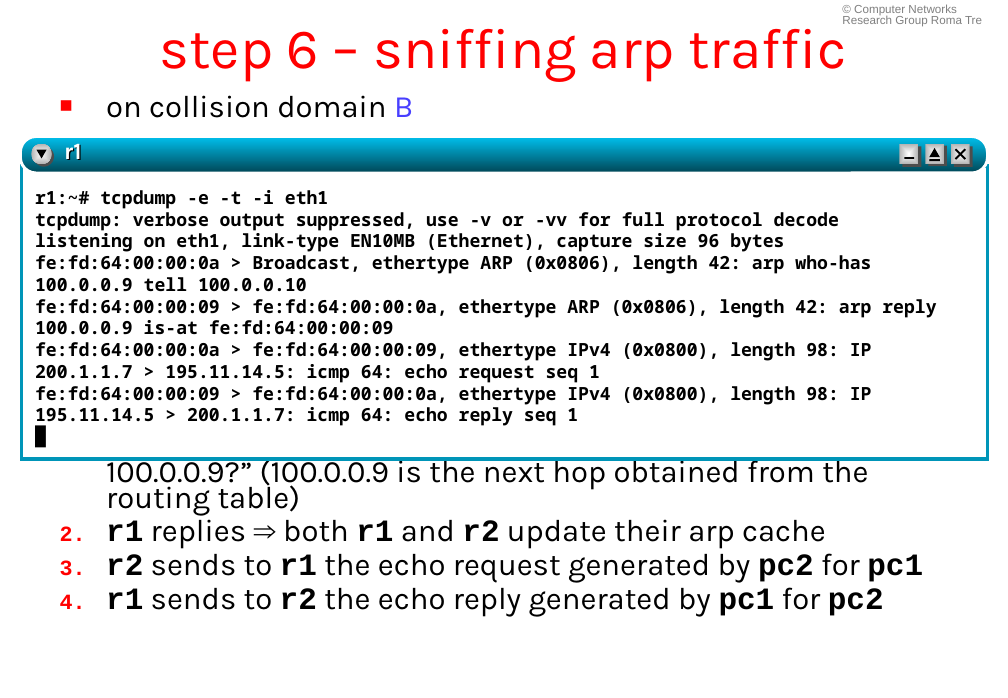
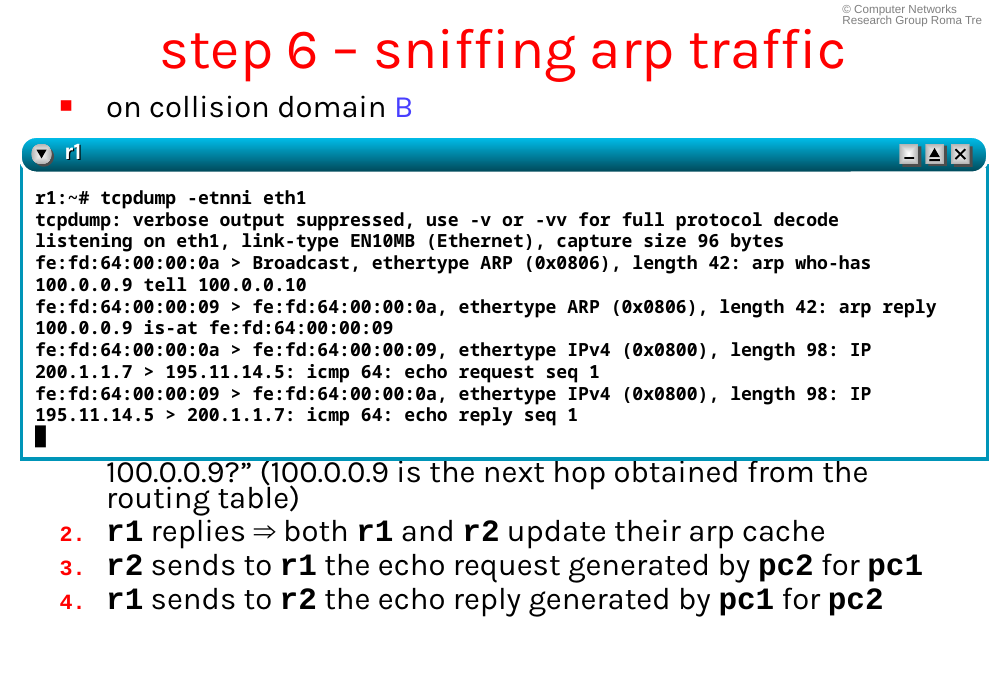
Before and after one commit to KatharaFramework/Kathara-Labs, a slide deck: slide 18 of Basic Topics/ARP/005-kathara-lab_arp.ppt. Drawn at 1008x698 pixels with LibreOffice and Linux fonts; fonts in the diff are those of the drawing. Boxes give left, top, right and bottom in pixels: in the first picture for what was removed or moved away, otherwise in the second. Text is boxed around its words. In the diff, an @@ line names an element or a change of style, - is before the commit and + after.

Commit message:
upload arp slides with new tcpdump command

```diff
--- a/Basic Topics/ARP/005-kathara-lab_arp.ppt
+++ b/Basic Topics/ARP/005-kathara-lab_arp.ppt
@@ text at (35, 190, 306, 209): text changed @@
-r1:~# tcpdump -e -t -i eth1
+r1:~# tcpdump -etnni eth1
```
Also in this commit, not shown: 4 other slides changed, 1 other file.
